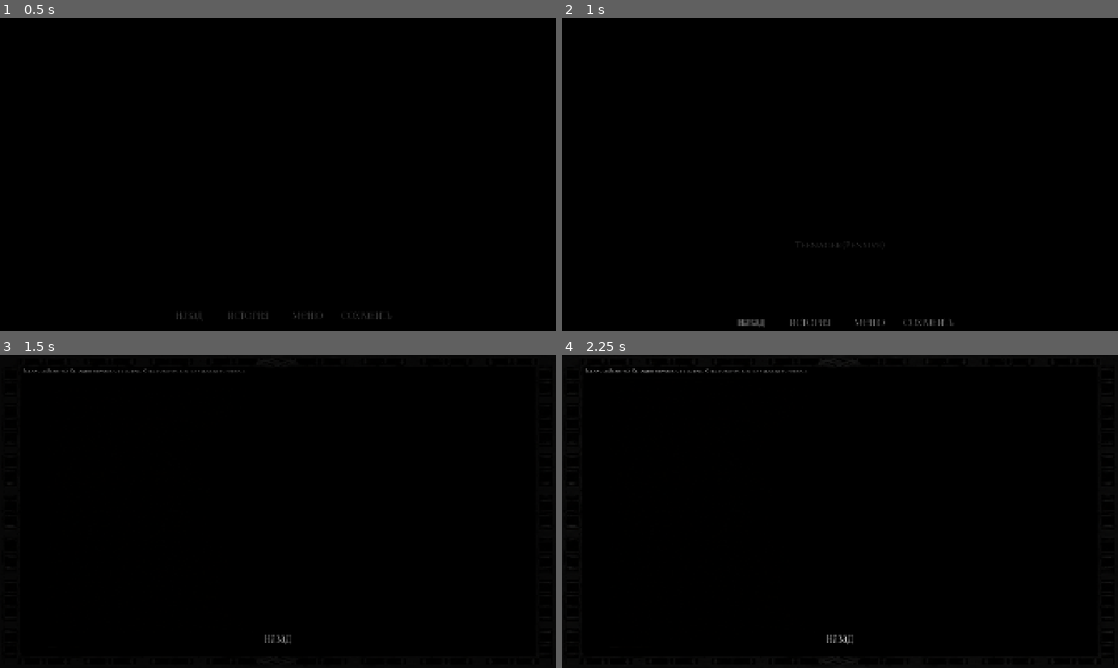
Above: before the commit, frames 1-4 (two rows, left to right).
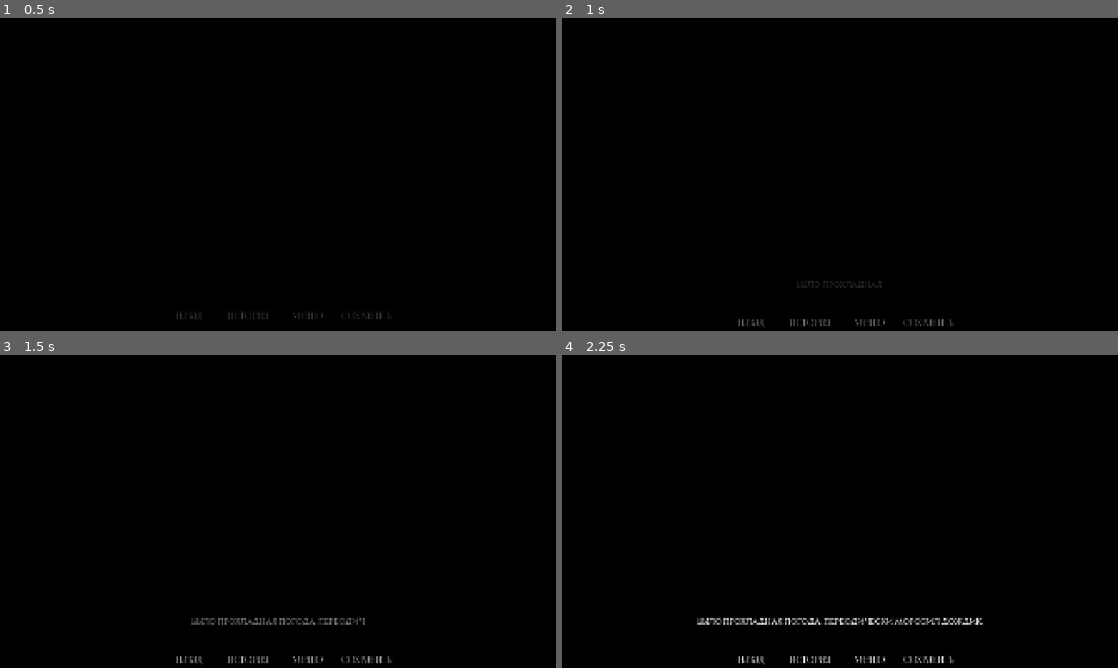
Above: after the commit, the same moments.

Repository: RolicsVin/vow
Game: Godot game, scene res://scenes/chapter_1/chapter1.tscn
The game is run twice, just before and just after one commit, with the same random seed, the same clock (stepped at 60 frames per second) and the same inputs. This scene is started directly instead of the project's main scene.
Inputs:
- Up to frame 1 (0.5 s): no input
- Up to frame 2 (1 s): click "Назад" at 0.5 s
- Up to frame 3 (1.5 s): click "История" at 1.25 s
- Up to frame 4 (2.25 s): click "Меню" at 2 s

Frame 1 is identical in both runs. In frame 2, 0.2% of the frame differs, in the area x 32-58%, y 71-99%; in frame 3, 0.9%; in frame 4, 1.4%, in the area x 1-99%, y 4-99%.

Commit message:
update chapter1 and add effects to scene.tscn

Diff:
--- a/scenes/scene.tscn
+++ b/scenes/scene.tscn
@@ -1117,6 +1117,14 @@
 layout_mode = 1
 script = null
 
+[node name="Effects" type="Control" parent="." unique_id=1951616049]
+layout_mode = 1
+anchors_preset = 15
+anchor_right = 1.0
+anchor_bottom = 1.0
+grow_horizontal = 2
+grow_vertical = 2
+
 [node name="Node" type="Node" parent="." unique_id=2102971820]
 
 [connection signal="pressed" from="ChatRoot/Control/HBoxContainer/History" to="History" method="on"]
Binary file added: scenes/chapter_1/bg_chapter1_house_interior.png
Not shown, added: scenes/chapter_1/bg_chapter1_house_interior.png.import
Binary file added: scenes/chapter_1/bg_chapter1_woodcutter_shed.png
Not shown, added: scenes/chapter_1/bg_chapter1_woodcutter_shed.png.import
Binary file added: scenes/chapter_1/mountain.png
Not shown, added: scenes/chapter_1/mountain.png.import
Not shown, changed: scenes/chapter_1/сhapter1.txt
